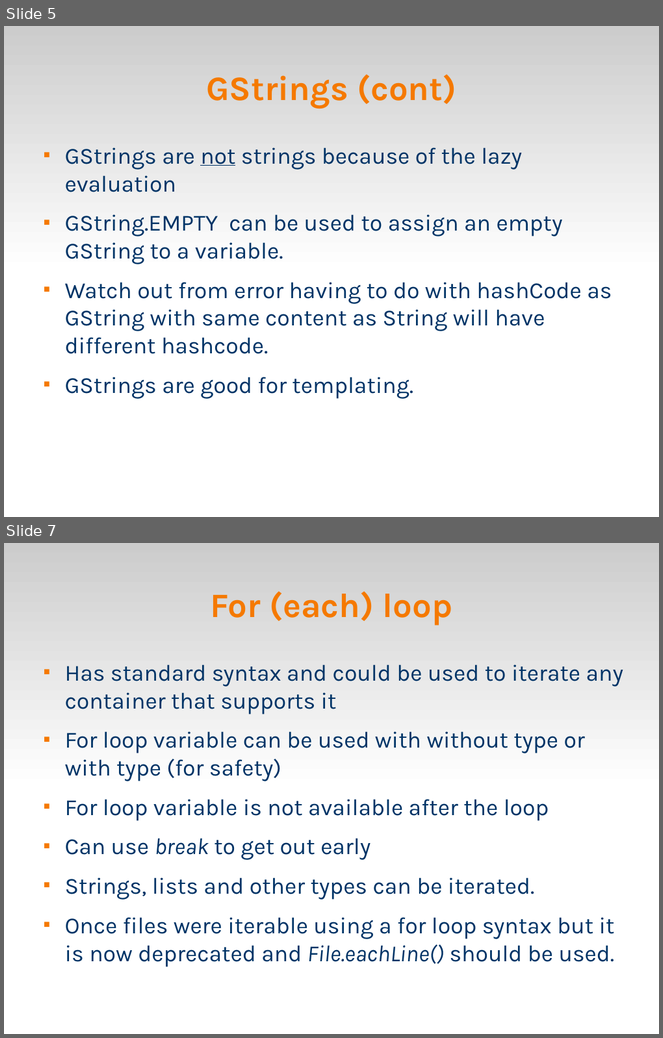
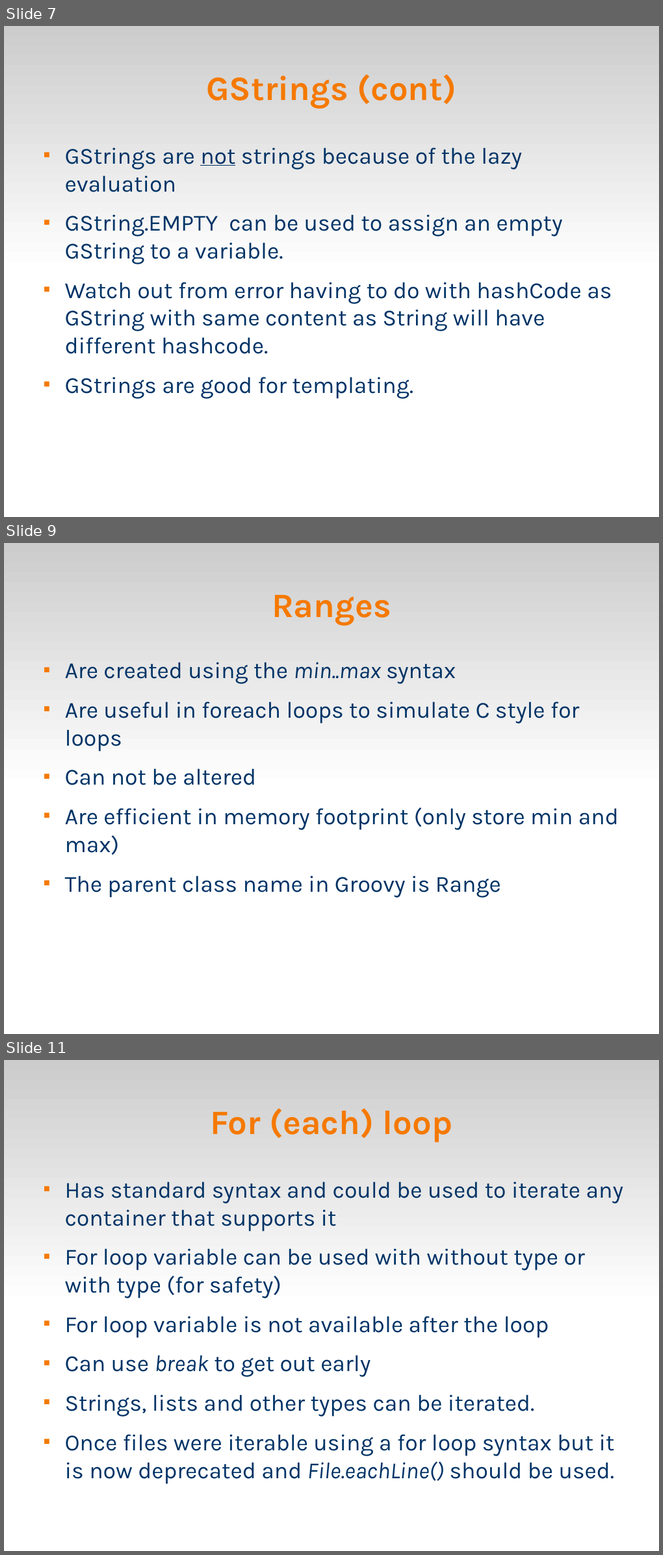
Before and after one commit to veltzer/demos, a slide deck: groovy/groovy.odp. Shown one above the other, each under a label of ours: slides 5 and 7 before the commit, slides 7, 9 and 11 after it; the slides between them are not shown. The pictures are 663x1038 and 663x1555 pixels, drawn with LibreOffice and Linux fonts; fonts in the diff are those of the drawing. Boxes give left, top, right and bottom in pixels: in the first picture for what was removed or moved away, otherwise in the second. Text is boxed around its words. In the diff, an @@ line names an element or a change of style, - is before the commit and + after.

```diff
--- a/groovy/groovy.odp
+++ b/groovy/groovy.odp
@@ slide 9 added at (x1=4, y1=543, x2=659, y2=1034), background #FFFFFF; not listed: 1 template element that a slide beside it also shows @@
@@ title added at (x1=272, y1=595, x2=391, y2=626), 41.4 pt, text #F57900, bold @@
+Ranges
@@ text added at (x1=65, y1=662, x2=619, y2=897), 28 pt, text #003366 @@
+■ Are created using the min..max syntax
+■ Are useful in foreach loops to simulate C style for loops
+■ Can not be altered
+■ Are efficient in memory footprint (only store min and max)
+■ The parent class name in Groovy is Range
@@ what was slide 5 is now slide 7 @@
@@ what was slide 7 is now slide 11 @@
```
Also in this commit, not shown: 4 slides changed, 3 other slides added, 10 other files.
